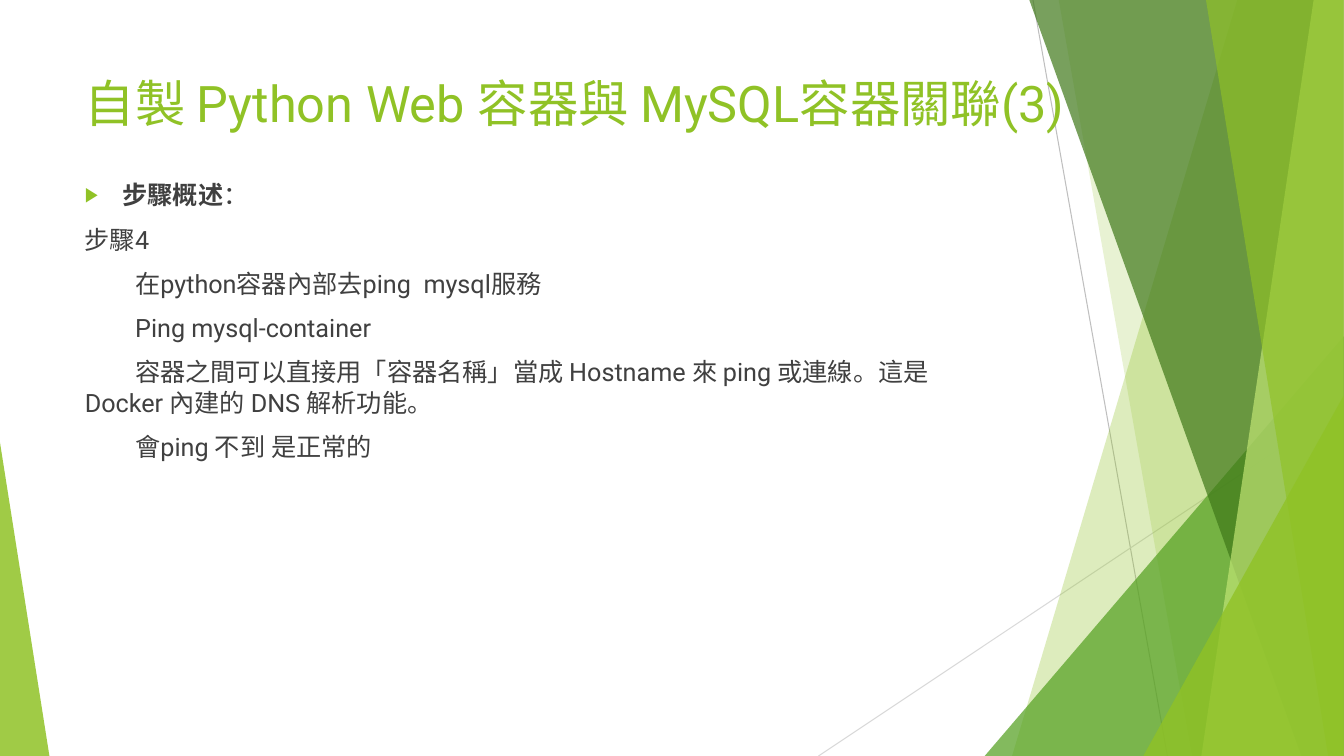
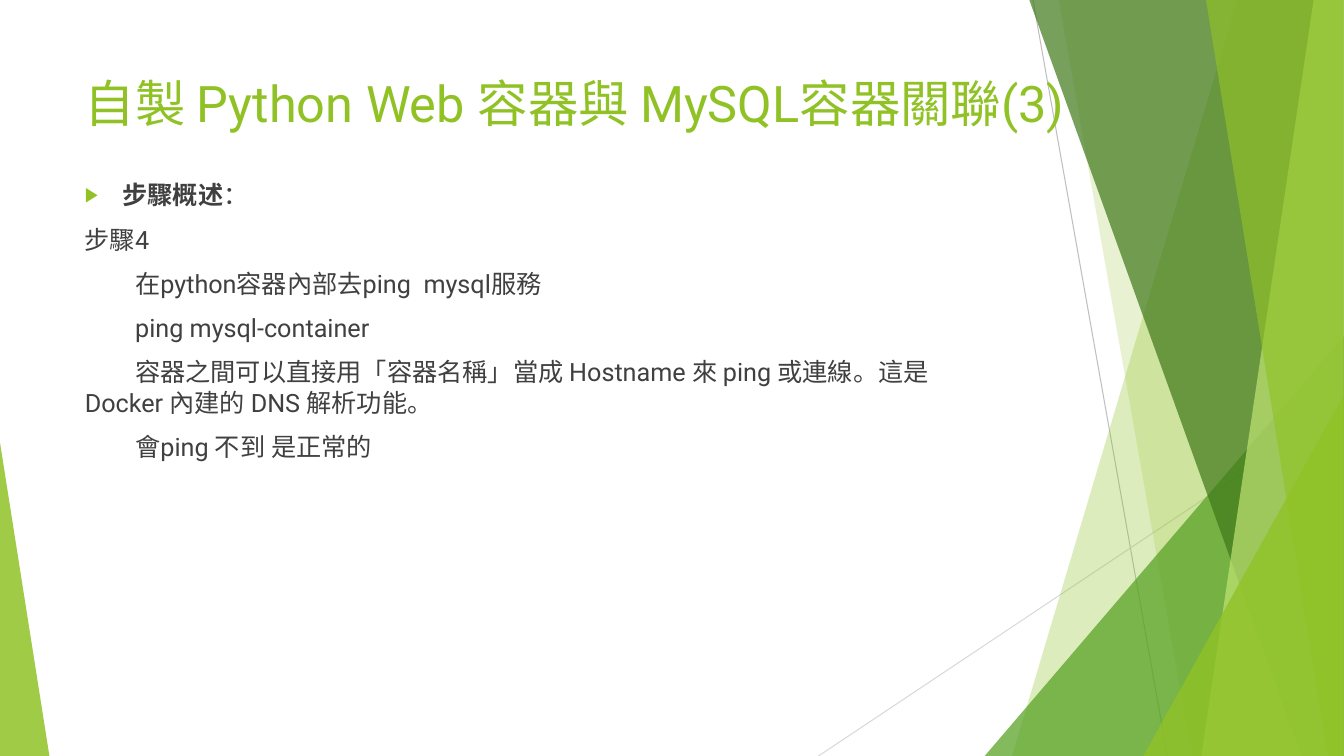
Before and after one commit to coolyuoo/Docker.Class3, a slide deck: slide 26 of 單元3.Dockerfile 解析.pptx. Drawn at 1344x756 pixels with LibreOffice and Linux fonts; fonts in the diff are those of the drawing. Boxes give left, top, right and bottom in pixels: in the first picture for what was removed or moved away, otherwise in the second. Text is boxed around its words. In the diff, an @@ line names an element or a change of style, - is before the commit and + after.

```diff
--- a/單元3.Dockerfile 解析.pptx
+++ b/單元3.Dockerfile 解析.pptx
@@ text at box(135, 318, 370, 343): text changed @@
-Ping mysql-container
+ping mysql-container
```
Also in this commit, not shown: 5 other slides changed.
